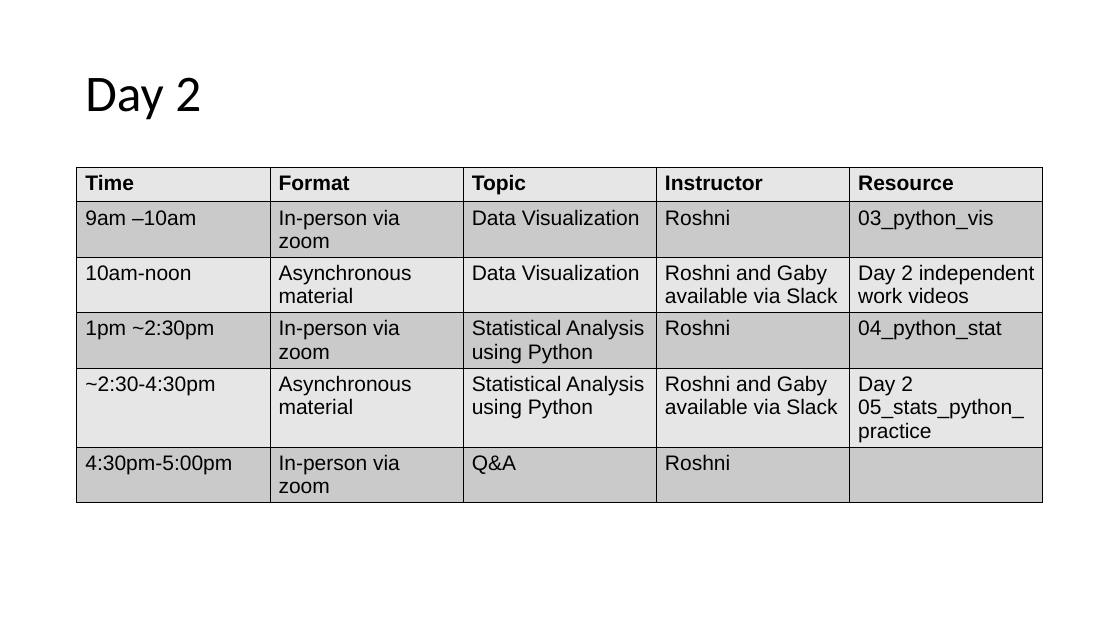
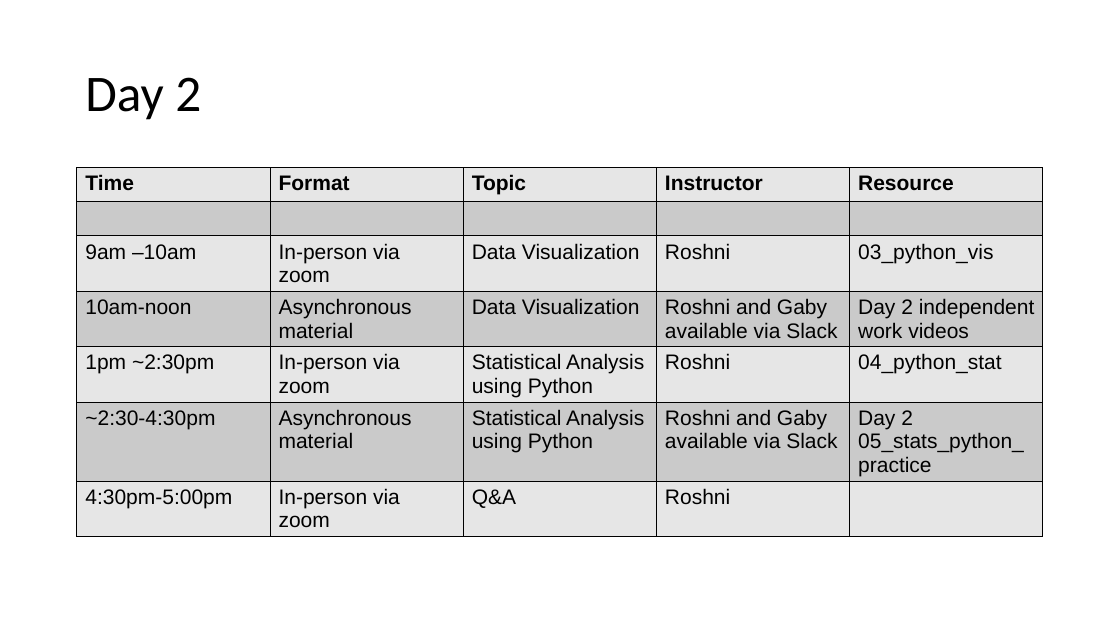
Before and after one commit to ggerlach1/BIOF085, a slide deck: slide 8 of workshop_documents/Introduction_workshop_slides.pptx (slide 7 before the commit). Drawn at 1120x630 pixels with LibreOffice and Linux fonts; fonts in the diff are those of the drawing. Boxes give left, top, right and bottom in pixels: in the first picture for what was removed or moved away, otherwise in the second. Text is boxed around its words. In the diff, an @@ line names an element or a change of style, - is before the commit and + after.

```diff
--- a/workshop_documents/Introduction_workshop_slides.pptx
+++ b/workshop_documents/Introduction_workshop_slides.pptx
@@ table at [77,168,1044,532] @@
+row 2:  |  |  |  | 
```
Also in this commit, not shown: 5 other slides changed, 2 slides added, 1 slide removed, 3 other files.
